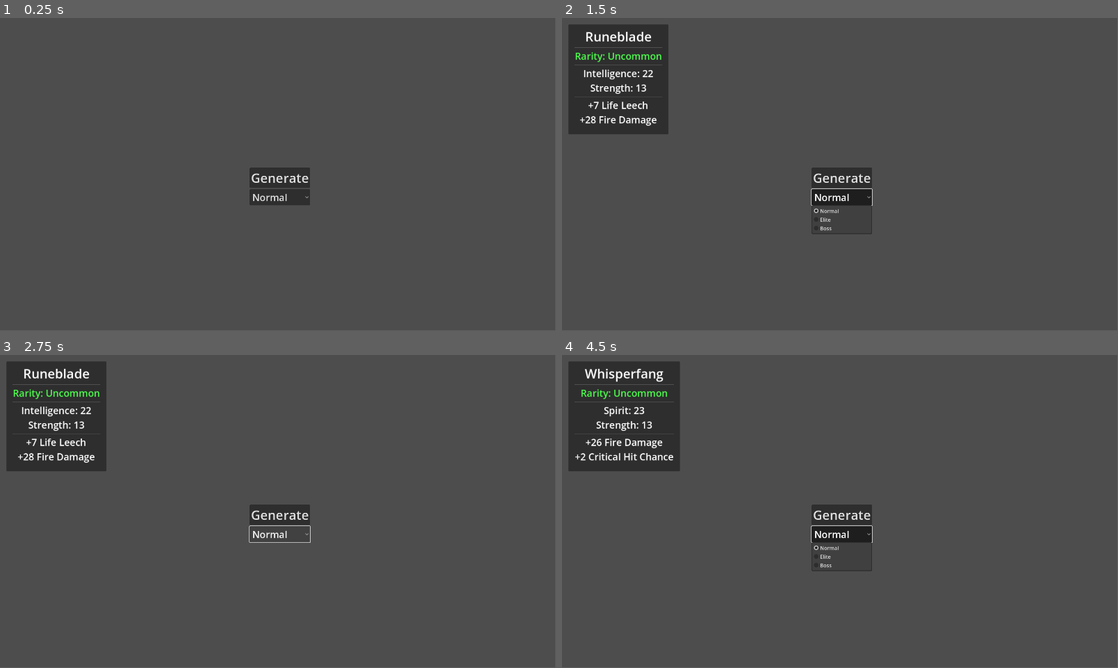
Above: before the commit, frames 1-4 (two rows, left to right).
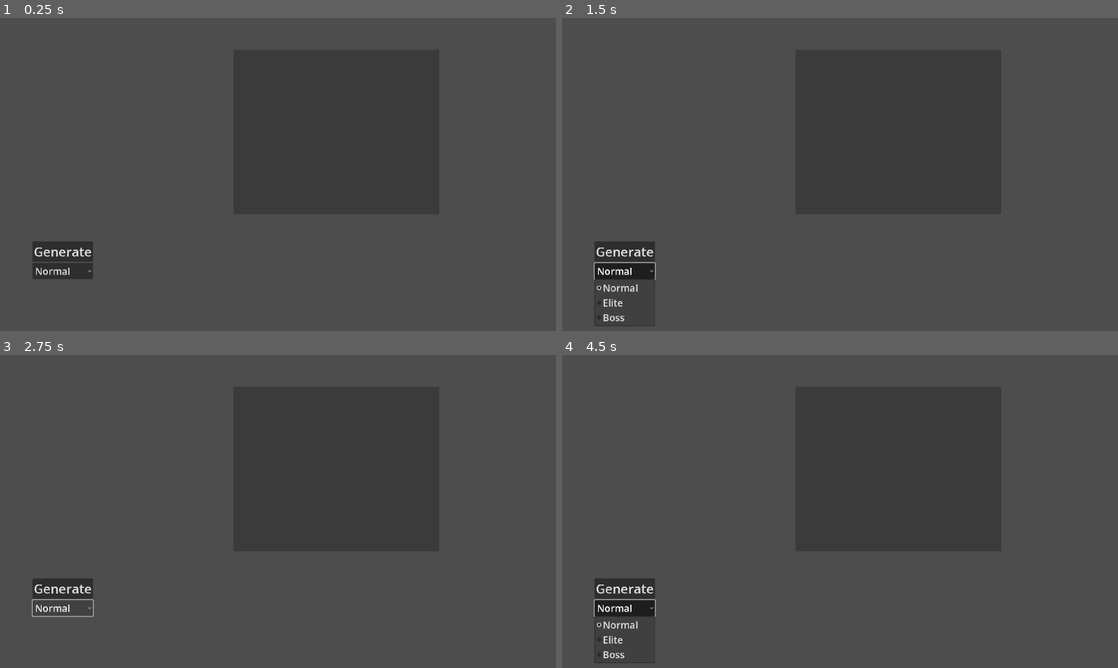
Above: after the commit, the same moments.

Repository: uLuKaiDev/Loot-Master
Game: Godot game, scene res://scenes/world/main.tscn
The game is run twice, just before and just after one commit, with the same random seed, the same clock (stepped at 60 frames per second) and the same inputs.
Inputs:
- Up to frame 1 (0.25 s): no input
- Up to frame 2 (1.5 s): click "Generate" at 0.5 s; click "Normal" at 1.25 s
- Up to frame 3 (2.75 s): click "Normal" at 2 s
- Up to frame 4 (4.5 s): click "Generate" at 2.75 s; click "Generate" at 3.5 s; click "Normal" at 4.25 s
In our replay, the window is 799x449 before the commit and 800x450 after it. These sizes can differ from the game's own. Grey fills any space a smaller window leaves; there, only what the larger window draws over its background counts as a difference.

The runs differ from the first frame. In frame 1, 1.4% of the frame differs, in the area x 5-56%, y 49-84%; in frame 2, 8.1%; in frame 3, 7.0%; in frame 4, 8.8%, in the area x 1-56%, y 2-99%.

Commit message:
Implement item drop system and affix loading
Added item drop pools, item categories, and affix resources. Refactored EnemyType to support drop chances and pools. Implemented StatAffixLoader for dynamic affix loading. Updated ItemManager to handle item spawning, affix selection, and item placement in the UI. Added new item scenes and updated UI to display item details and flavor text. Adjusted main scene and scripts to integrate the new item drop and affix systems. For now the old affix system is still being used, will update later.

Diff:
--- a/project.godot
+++ b/project.godot
@@ -19,3 +19,8 @@
 
 window/size/viewport_width=1728
 window/size/viewport_height=972
+window/stretch/mode="viewport"
+
+[rendering]
+
+textures/canvas_textures/default_texture_filter=0
--- /dev/null
+++ b/scenes/items/wooden_spear.tscn
@@ -0,0 +1,15 @@
+[gd_scene load_steps=3 format=3 uid="uid://dwquu3i81gcfm"]
+
+[ext_resource type="Script" uid="uid://5w26gtndnwg7" path="res://scripts/items/item_base.gd" id="1_cfv8a"]
+[ext_resource type="Texture2D" uid="uid://c5fwt2lwsnh8g" path="res://assets/icons/32x32_PixelWeapons_Free.png" id="2_r2rw0"]
+
+[node name="WoodenSpear" type="Area2D"]
+scale = Vector2(4, 4)
+script = ExtResource("1_cfv8a")
+
+[node name="Icon" type="Sprite2D" parent="."]
+texture = ExtResource("2_r2rw0")
+hframes = 14
+vframes = 14
+frame = 1
+region_rect = Rect2(32, 32, 0, 0)
--- /dev/null
+++ b/scenes/items/wooden_sword.tscn
@@ -0,0 +1,14 @@
+[gd_scene load_steps=3 format=3 uid="uid://b5rnjqvqojev3"]
+
+[ext_resource type="Script" uid="uid://5w26gtndnwg7" path="res://scripts/items/item_base.gd" id="1_q13vy"]
+[ext_resource type="Texture2D" uid="uid://c5fwt2lwsnh8g" path="res://assets/icons/32x32_PixelWeapons_Free.png" id="2_og3jn"]
+
+[node name="WoodenSword" type="Area2D"]
+scale = Vector2(4, 4)
+script = ExtResource("1_q13vy")
+
+[node name="Icon" type="Sprite2D" parent="."]
+texture = ExtResource("2_og3jn")
+hframes = 14
+vframes = 14
+region_rect = Rect2(32, 32, 0, 0)
--- /dev/null
+++ b/scenes/items/wooden_wand.tscn
@@ -0,0 +1,15 @@
+[gd_scene load_steps=3 format=3 uid="uid://b4q2gvgr01flp"]
+
+[ext_resource type="Script" uid="uid://5w26gtndnwg7" path="res://scripts/items/item_base.gd" id="1_kx2nn"]
+[ext_resource type="Texture2D" uid="uid://c5fwt2lwsnh8g" path="res://assets/icons/32x32_PixelWeapons_Free.png" id="2_rdpo3"]
+
+[node name="WoodenWand" type="Area2D"]
+scale = Vector2(4, 4)
+script = ExtResource("1_kx2nn")
+
+[node name="Icon" type="Sprite2D" parent="."]
+texture = ExtResource("2_rdpo3")
+hframes = 14
+vframes = 14
+frame = 2
+region_rect = Rect2(32, 32, 0, 0)
--- a/scenes/ui/item_box.tscn
+++ b/scenes/ui/item_box.tscn
@@ -27,7 +27,7 @@
 [node name="Rarity" type="Label" parent="MarginContainer/VBoxContainer"]
 layout_mode = 2
 theme_override_font_sizes/font_size = 30
-text = "Rarity"
+text = "rarity"
 horizontal_alignment = 1
 structured_text_bidi_override = 6
 
@@ -48,3 +48,12 @@
 theme_override_font_sizes/font_size = 30
 text = "statistics"
 horizontal_alignment = 1
+
+[node name="HSeparator4" type="HSeparator" parent="MarginContainer/VBoxContainer"]
+layout_mode = 2
+
+[node name="FlavourText" type="Label" parent="MarginContainer/VBoxContainer"]
+layout_mode = 2
+theme_override_font_sizes/font_size = 30
+text = "flavour_text"
+horizontal_alignment = 1
--- a/scenes/world/main.tscn
+++ b/scenes/world/main.tscn
@@ -15,6 +15,14 @@
 
 [node name="UILayer" type="CanvasLayer" parent="."]
 
+[node name="ItemSpawnField" type="ColorRect" parent="UILayer"]
+offset_left = 725.0
+offset_top = 98.0
+offset_right = 1365.0
+offset_bottom = 610.0
+tooltip_text = "Items will show up here"
+color = Color(0.176419, 0.176419, 0.176419, 0.560784)
+
 [node name="UIRoot" type="Control" parent="UILayer"]
 layout_mode = 3
 anchors_preset = 15
@@ -22,13 +30,14 @@
 anchor_bottom = 1.0
 grow_horizontal = 2
 grow_vertical = 2
+metadata/_edit_lock_ = true
 
 [node name="VBoxContainer" type="VBoxContainer" parent="UILayer/UIRoot"]
 layout_mode = 0
-offset_left = 777.0
-offset_top = 466.0
-offset_right = 965.0
-offset_bottom = 529.0
+offset_left = 101.0
+offset_top = 694.0
+offset_right = 289.0
+offset_bottom = 781.0
 
 [node name="GenerateButton" type="Button" parent="UILayer/UIRoot/VBoxContainer"]
 layout_mode = 2
@@ -37,10 +46,10 @@
 
 [node name="EnemySelector" type="OptionButton" parent="UILayer/UIRoot/VBoxContainer"]
 layout_mode = 2
-theme_override_font_sizes/font_size = 30
 
 [node name="ItemManager" type="Node" parent="."]
 script = ExtResource("2_mli2r")
+spawn_field_path = NodePath("../UILayer/ItemSpawnField")
 
 [node name="UIManager" type="Node" parent="."]
 script = ExtResource("3_f8fyy")
--- /dev/null
+++ b/scripts/items/item_base.gd
@@ -0,0 +1,8 @@
+class_name ItemBase
+extends Area2D
+
+@export var item_data: ItemData
+
+func _ready() -> void:
+	if item_data:
+		print("Spawned: ", item_data.name, "with rarity: ", item_data.rarity)
--- /dev/null
+++ b/scripts/items/item_category.gd
@@ -0,0 +1,5 @@
+class_name ItemCategory
+extends Resource
+
+@export var category_name: String
+@export var scenes: Array[PackedScene]
--- /dev/null
+++ b/scripts/resources/affixes/fire_damage.tres
@@ -0,0 +1,35 @@
+[gd_resource type="Resource" script_class="StatAffix" load_steps=2 format=3 uid="uid://blcvw7q5gq372"]
+
+[ext_resource type="Script" uid="uid://b8uhwixvebqyu" path="res://scripts/resources/affixes/stat_affix.gd" id="1_fwupe"]
+
+[resource]
+script = ExtResource("1_fwupe")
+id = "fire_damage"
+stat_name = "Fire Damage"
+format_string = "+%d Fire Damage"
+rarity_weights = {
+"common": 40,
+"epic": 90,
+"rare": 80,
+"uncommon": 60
+}
+tiers = [{
+"max_value": 10,
+"min_value": 5,
+"name_prefix": "Sparking",
+"name_suffix": "of Sparks",
+"tier": 1
+}, {
+"max_value": 20,
+"min_value": 11,
+"name_prefix": "Smouldering",
+"name_suffix": "of Flames",
+"tier": 2
+}, {
+"max_value": 35,
+"min_value": 21,
+"name_prefix": "Blazing",
+"name_suffix": "of Magma",
+"tier": 3
+}]
+metadata/_custom_type_script = "uid://b8uhwixvebqyu"
--- /dev/null
+++ b/scripts/resources/affixes/frost_damage.tres
@@ -0,0 +1,35 @@
+[gd_resource type="Resource" script_class="StatAffix" load_steps=2 format=3 uid="uid://dhfnpo4i2uigh"]
+
+[ext_resource type="Script" uid="uid://b8uhwixvebqyu" path="res://scripts/resources/affixes/stat_affix.gd" id="1_hp7fl"]
+
+[resource]
+script = ExtResource("1_hp7fl")
+id = "frost_damage"
+stat_name = "Frost Damage"
+format_string = "+%d Frost Damage"
+rarity_weights = {
+"common": 35,
+"epic": 55,
+"rare": 75,
+"uncommon": 60
+}
+tiers = [{
+"max_value": 9,
+"min_value": 4,
+"name_prefix": "Chilled",
+"name_suffix": "of Frost",
+"tier": 1
+}, {
+"max_value": 18,
+"min_value": 10,
+"name_prefix": "Freezing",
+"name_suffix": "of Ice",
+"tier": 2
+}, {
+"max_value": 30,
+"min_value": 19,
+"name_prefix": "Glacial",
+"name_suffix": "of the Glacier",
+"tier": 3
+}]
+metadata/_custom_type_script = "uid://b8uhwixvebqyu"
--- /dev/null
+++ b/scripts/resources/affixes/stat_affix.gd
@@ -0,0 +1,10 @@
+class_name StatAffix
+extends Resource
+
+
+@export var id: String = "" # Internal name
+@export var stat_name: String = "" # display name
+@export var format_string: String = ""
+@export var rarity_weights: Dictionary = {}
+
+@export var tiers: Array = []
--- a/scripts/resources/enemies/boss_enemy.tres
+++ b/scripts/resources/enemies/boss_enemy.tres
@@ -1,9 +1,10 @@
-[gd_resource type="Resource" script_class="EnemyType" load_steps=2 format=3 uid="uid://co66gccgt1cck"]
+[gd_resource type="Resource" script_class="EnemyType" load_steps=3 format=3 uid="uid://co66gccgt1cck"]
 
-[ext_resource type="Script" uid="uid://dppx5fy8kyfhc" path="res://scripts/resources/enemy_type.gd" id="1_gp8bw"]
+[ext_resource type="Resource" uid="uid://cgsdlccjefqn1" path="res://scripts/resources/item_pools/magic_loot_pool.tres" id="1_i6uwj"]
+[ext_resource type="Script" uid="uid://dppx5fy8kyfhc" path="res://scripts/resources/enemies/enemy_type.gd" id="2_jh58b"]
 
 [resource]
-script = ExtResource("1_gp8bw")
+script = ExtResource("2_jh58b")
 name = "Boss"
 rarity_weights = {
 "common": 5,
@@ -12,4 +13,6 @@
 "uncommon": 10,
 "unique": 15
 }
+drop_chance = 0.9
+drop_pool = ExtResource("1_i6uwj")
 metadata/_custom_type_script = "uid://dppx5fy8kyfhc"
--- a/scripts/resources/enemies/elite_enemy.tres
+++ b/scripts/resources/enemies/elite_enemy.tres
@@ -1,6 +1,7 @@
-[gd_resource type="Resource" script_class="EnemyType" load_steps=2 format=3 uid="uid://dvjbv33tm32wh"]
+[gd_resource type="Resource" script_class="EnemyType" load_steps=3 format=3 uid="uid://dvjbv33tm32wh"]
 
-[ext_resource type="Script" uid="uid://dppx5fy8kyfhc" path="res://scripts/resources/enemy_type.gd" id="1_r8i88"]
+[ext_resource type="Resource" uid="uid://48ek1bye0ix5" path="res://scripts/resources/item_pools/starter_loot_pool.tres" id="1_6b1jw"]
+[ext_resource type="Script" uid="uid://dppx5fy8kyfhc" path="res://scripts/resources/enemies/enemy_type.gd" id="1_r8i88"]
 
 [resource]
 script = ExtResource("1_r8i88")
@@ -12,4 +13,6 @@
 "uncommon": 30,
 "unique": 2
 }
+drop_chance = 0.6
+drop_pool = ExtResource("1_6b1jw")
 metadata/_custom_type_script = "uid://dppx5fy8kyfhc"
--- /dev/null
+++ b/scripts/resources/enemies/enemy_type.gd
@@ -0,0 +1,7 @@
+class_name EnemyType
+extends Resource
+
+@export var name: String
+@export var rarity_weights: Dictionary
+@export var drop_chance: float
+@export var drop_pool: ItemDropPool
--- a/scripts/resources/enemies/normal_enemy.tres
+++ b/scripts/resources/enemies/normal_enemy.tres
@@ -1,10 +1,13 @@
-[gd_resource type="Resource" script_class="EnemyType" load_steps=2 format=3 uid="uid://ckcn6n1jptyng"]
+[gd_resource type="Resource" script_class="EnemyType" load_steps=3 format=3 uid="uid://ckcn6n1jptyng"]
 
-[ext_resource type="Script" uid="uid://dppx5fy8kyfhc" path="res://scripts/resources/enemy_type.gd" id="1_j1ahj"]
+[ext_resource type="Script" uid="uid://dppx5fy8kyfhc" path="res://scripts/resources/enemies/enemy_type.gd" id="1_j1ahj"]
+[ext_resource type="Resource" uid="uid://48ek1bye0ix5" path="res://scripts/resources/item_pools/starter_loot_pool.tres" id="1_phkvt"]
 
 [resource]
 script = ExtResource("1_j1ahj")
 name = "Normal"
+drop_chance = 0.1
+drop_pool = ExtResource("1_phkvt")
 rarity_weights = {
 "common": 70,
 "epic": 2,
--- a/scripts/resources/enemy_type.gd
+++ /dev/null
@@ -1,11 +0,0 @@
-extends Resource
-class_name EnemyType
-
-@export var name: String
-@export var rarity_weights: Dictionary = {
-	"common": 60,
-	"uncommon": 25,
-	"rare": 10,
-	"epic": 4,
-	"unique": 1
-}
--- /dev/null
+++ b/scripts/resources/item_pools/item_drop_pool.gd
@@ -0,0 +1,11 @@
+class_name ItemDropPool
+extends Resource
+
+@export var categories: Array[ItemCategory]
+@export var tag_weights: Dictionary = {}
+
+func get_scenes_by_categories(name: String) -> Array[PackedScene]:
+	for cat in categories:
+		if cat.category_name == name:
+			return cat.scenes
+	return []
--- /dev/null
+++ b/scripts/resources/item_pools/magic_loot_pool.tres
@@ -0,0 +1,35 @@
+[gd_resource type="Resource" script_class="ItemDropPool" load_steps=9 format=3 uid="uid://cgsdlccjefqn1"]
+
+[ext_resource type="Script" uid="uid://vjoriave5etj" path="res://scripts/items/item_category.gd" id="1_u772p"]
+[ext_resource type="PackedScene" uid="uid://b5rnjqvqojev3" path="res://scenes/items/wooden_sword.tscn" id="2_jdtyl"]
+[ext_resource type="PackedScene" uid="uid://dwquu3i81gcfm" path="res://scenes/items/wooden_spear.tscn" id="3_labue"]
+[ext_resource type="PackedScene" uid="uid://b4q2gvgr01flp" path="res://scenes/items/wooden_wand.tscn" id="4_iwjbh"]
+[ext_resource type="Script" uid="uid://djekr68ehjo4k" path="res://scripts/resources/item_pools/item_drop_pool.gd" id="5_g7qoy"]
+
+[sub_resource type="Resource" id="Resource_v16t1"]
+script = ExtResource("1_u772p")
+category_name = "sword"
+scenes = Array[PackedScene]([ExtResource("2_jdtyl")])
+metadata/_custom_type_script = "uid://vjoriave5etj"
+
+[sub_resource type="Resource" id="Resource_6aqvb"]
+script = ExtResource("1_u772p")
+category_name = "spear"
+scenes = Array[PackedScene]([ExtResource("3_labue")])
+metadata/_custom_type_script = "uid://vjoriave5etj"
+
+[sub_resource type="Resource" id="Resource_kefxf"]
+script = ExtResource("1_u772p")
+category_name = "wand"
+scenes = Array[PackedScene]([ExtResource("4_iwjbh")])
+metadata/_custom_type_script = "uid://vjoriave5etj"
+
+[resource]
+script = ExtResource("5_g7qoy")
+categories = Array[ExtResource("1_u772p")]([SubResource("Resource_v16t1"), SubResource("Resource_6aqvb"), SubResource("Resource_kefxf")])
+tag_weights = {
+"spear": 10,
+"sword": 10,
+"wand": 80
+}
+metadata/_custom_type_script = "uid://djekr68ehjo4k"
--- /dev/null
+++ b/scripts/resources/item_pools/starter_loot_pool.tres
@@ -0,0 +1,35 @@
+[gd_resource type="Resource" script_class="ItemDropPool" load_steps=9 format=3 uid="uid://48ek1bye0ix5"]
+
+[ext_resource type="Script" uid="uid://vjoriave5etj" path="res://scripts/items/item_category.gd" id="1_aa0sp"]
+[ext_resource type="PackedScene" uid="uid://b5rnjqvqojev3" path="res://scenes/items/wooden_sword.tscn" id="2_212yh"]
+[ext_resource type="PackedScene" uid="uid://dwquu3i81gcfm" path="res://scenes/items/wooden_spear.tscn" id="3_64685"]
+[ext_resource type="PackedScene" uid="uid://b4q2gvgr01flp" path="res://scenes/items/wooden_wand.tscn" id="4_a734b"]
+[ext_resource type="Script" uid="uid://djekr68ehjo4k" path="res://scripts/resources/item_pools/item_drop_pool.gd" id="5_gg60i"]
+
+[sub_resource type="Resource" id="Resource_v16t1"]
+script = ExtResource("1_aa0sp")
+category_name = "sword"
+scenes = Array[PackedScene]([ExtResource("2_212yh")])
+metadata/_custom_type_script = "uid://vjoriave5etj"
+
+[sub_resource type="Resource" id="Resource_6aqvb"]
+script = ExtResource("1_aa0sp")
+category_name = "spear"
+scenes = Array[PackedScene]([ExtResource("3_64685")])
+metadata/_custom_type_script = "uid://vjoriave5etj"
+
+[sub_resource type="Resource" id="Resource_kefxf"]
+script = ExtResource("1_aa0sp")
+category_name = "wand"
+scenes = Array[PackedScene]([ExtResource("4_a734b")])
+metadata/_custom_type_script = "uid://vjoriave5etj"
+
+[resource]
+script = ExtResource("5_gg60i")
+categories = Array[ExtResource("1_aa0sp")]([SubResource("Resource_v16t1"), SubResource("Resource_6aqvb"), SubResource("Resource_kefxf")])
+tag_weights = {
+"spear": 30,
+"sword": 60,
+"wand": 10
+}
+metadata/_custom_type_script = "uid://djekr68ehjo4k"
--- a/scripts/systems/item_manager.gd
+++ b/scripts/systems/item_manager.gd
@@ -1,7 +1,20 @@
+class_name ItemManager
 extends Node
-class_name ItemManager
 
 signal item_box_ready(box: Control)
+
+const RARITY_ORDER: Array = [
+	"common",
+	"uncommon",
+	"rare",
+	"epic",
+	"unique"
+]
+
+@export var spawn_field_path: NodePath
+
+var current_item_box: Node = null
+var spawned_item_count: int = 0
 
 @onready var names = ["Ashbrand", "Stormfang", "Whisperfang", "Oathkeeper", "Runeblade", "Deluxio"]
 @onready var reqs = ["Strength", "Dexterity", "Intelligence", "Spirit"]
@@ -17,18 +30,40 @@
 	"+%d Maximum Health",
 	"+%d Critical Hit Chance"
 ]
-
 @onready var item_box_scene: PackedScene = preload("res://scenes/ui/item_box.tscn")
-
-var current_item_box: Node = null
-
-const RARITY_ORDER: Array = [
-	"common",
-	"uncommon",
-	"rare",
-	"epic",
-	"unique"
-]
+@onready var stat_affixes: Array = []
+@onready var item_spawn_field: Control = get_node(spawn_field_path)
+
+func _ready() -> void:
+	stat_affixes = StatAffixLoader.load_all_affixes()
+
+func _select_affixes(rarity: String, affix_pool: Array, max_affixes := 3) -> Array:
+	var filtered: Array = []
+
+	for affix in affix_pool:
+		if affix.rarity_weights.has(rarity):
+			filtered.append(affix)
+
+	var selected: Array = []
+	var pool := filtered.duplicate()
+
+	while selected.size() < max_affixes and pool.size() > 0:
+		var total_weight = 0
+		for affix in pool:
+			total_weight += affix.weight
+
+		var roll = randi() % total_weight
+		var running_total = 0
+
+		for i in range (pool.size()):
+			var affix = pool[i]
+			running_total += affix.weight
+			if roll < running_total:
+				selected.append(affix)
+				pool.remove_at(i)
+				break
+
+	return selected
 
 func generate_item_box(enemy: EnemyType) -> void:
 	if current_item_box:
@@ -123,3 +158,46 @@
 
 	# Fallback scenario
 	return "common"
+
+func try_spawn_drop(enemy: EnemyType) -> void:
+	if randf() > enemy.drop_chance:
+		print("No item dropped")
+		return
+
+	var item_scene: PackedScene = _select_base_item(enemy.drop_pool)
+	if item_scene == null:
+		print("No valid item found in drop pool")
+		return
+
+	var item_data = generate_item_data(enemy)
+
+	var item_instance = item_scene.instantiate()
+	if item_instance is ItemBase:
+		item_instance.item_data = item_data
+
+	add_item_to_spawn(item_instance)
+
+func _select_base_item(pool: ItemDropPool) -> PackedScene:
+	var weighted_list: Array[PackedScene] = []
+
+	for category in pool.categories:
+		var weight = pool.tag_weights.get(category.category_name, 1)
+		for scene in category.scenes:
+			for i in weight:
+				weighted_list.append(scene)
+
+	if weighted_list.is_empty():
+		return null
+	return weighted_list[randi() % weighted_list.size()]
+
+func add_item_to_spawn(item_instance: Node2D) -> void:
+	var start_pos = Vector2(64, 64)
+	var spacing = Vector2(128, 128)
+	var columns = 5
+
+	var col = spawned_item_count % columns
+	var row = spawned_item_count / columns
+
+	item_instance.position = start_pos + Vector2(col * spacing.x, row * spacing.y)
+	item_spawn_field.add_child(item_instance)
+	spawned_item_count += 1
--- /dev/null
+++ b/scripts/systems/stat_affix_loader.gd
@@ -0,0 +1,24 @@
+class_name StatAffixLoader
+extends Node
+
+
+static func load_all_affixes(path := "res://scripts/resources/affixes") -> Array:
+	var affixes: Array = []
+	var dir = DirAccess.open(path)
+
+	if dir == null:
+		push_error("Failed to open affix directory: %s" % path)
+		return affixes
+
+	dir.list_dir_begin()
+	var file_name = dir.get_next()
+	while file_name != "":
+		if file_name.ends_with(".tres"):
+			var full_path = path + "/" + file_name
+			var resource = load(full_path)
+			if resource is StatAffix:
+				affixes.append(resource)
+		file_name = dir.get_next()
+
+	dir.list_dir_end()
+	return affixes
--- a/scripts/systems/ui_manager.gd
+++ b/scripts/systems/ui_manager.gd
@@ -2,6 +2,7 @@
 
 @export var container_node_path: NodePath
 @onready var container: Node = get_node(container_node_path)
+
 
 func display_item_box(box: Control) -> void:
 	container.add_child(box)
--- a/scripts/world/main.gd
+++ b/scripts/world/main.gd
@@ -4,6 +4,8 @@
 @onready var enemy_selector: OptionButton = $UILayer/UIRoot/VBoxContainer/EnemySelector
 @onready var item_manager: ItemManager = $ItemManager
 @onready var ui_manager: Node = $UIManager
+
+var menu_font_size: int = 30
 
 var enemy_types: Array = [
 	preload("res://scripts/resources/enemies/normal_enemy.tres"),
@@ -15,6 +17,10 @@
 	for enemy_type in enemy_types:
 		enemy_selector.add_item(enemy_type.name)
 
+	enemy_selector.add_theme_font_size_override("font_size", menu_font_size)
+	enemy_selector.get_popup().add_theme_font_size_override("font_size", menu_font_size)
+
+
 	generate_button.pressed.connect(_on_generate_button_pressed)
 	item_manager.item_box_ready.connect(ui_manager.display_item_box)
 
@@ -22,4 +28,5 @@
 	var selected_index = enemy_selector.get_selected_id()
 	var selected_enemy = enemy_types[selected_index]
 
-	item_manager.generate_item_box(selected_enemy)
+	item_manager.try_spawn_drop(selected_enemy)
+	#item_manager.generate_item_box(selected_enemy)
Binary file added: assets/icons/32x32_PixelWeapons_Free.png
Not shown, added: scripts/items/item_base.gd.uid
Not shown, added: scripts/items/item_category.gd.uid
Not shown, added: scripts/resources/affixes/stat_affix.gd.uid
Renamed: scripts/resources/enemy_type.gd.uid -> scripts/resources/enemies/enemy_type.gd.uid
Not shown, added: scripts/resources/item_pools/item_drop_pool.gd.uid
Not shown, added: scripts/systems/stat_affix_loader.gd.uid
